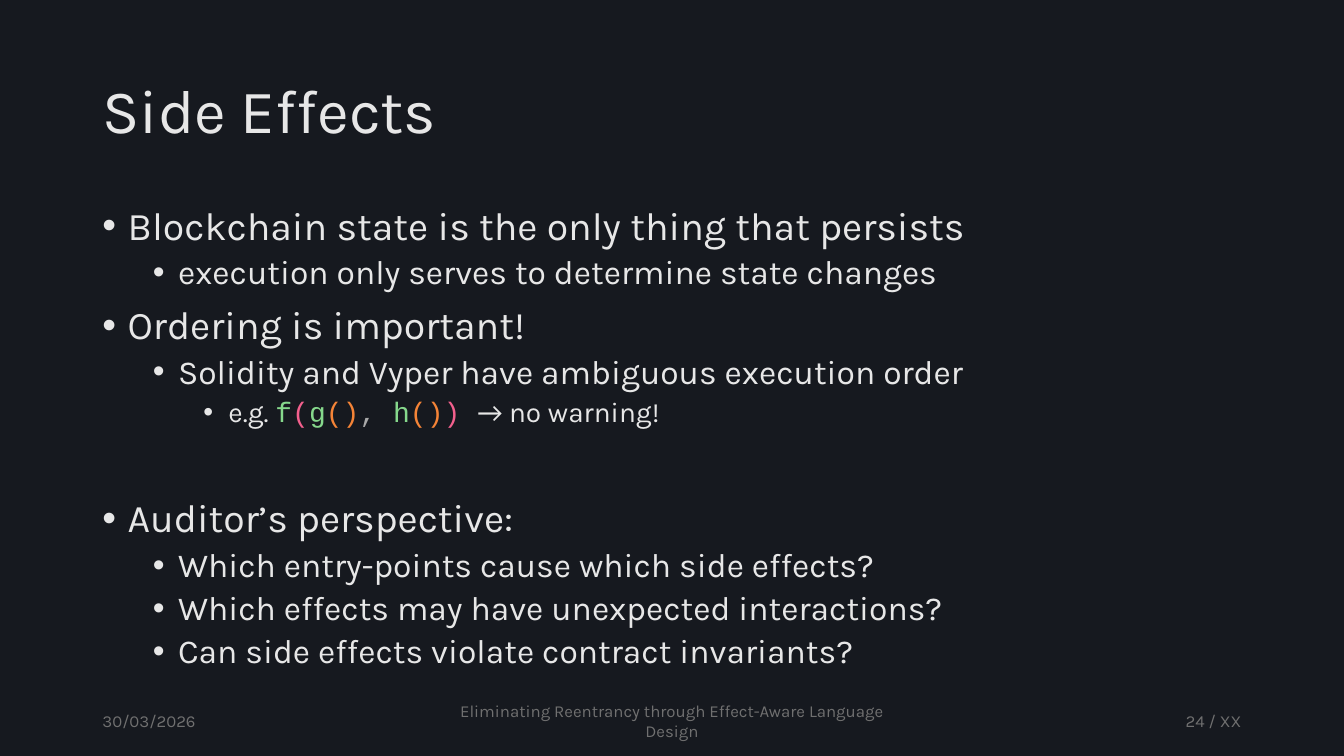
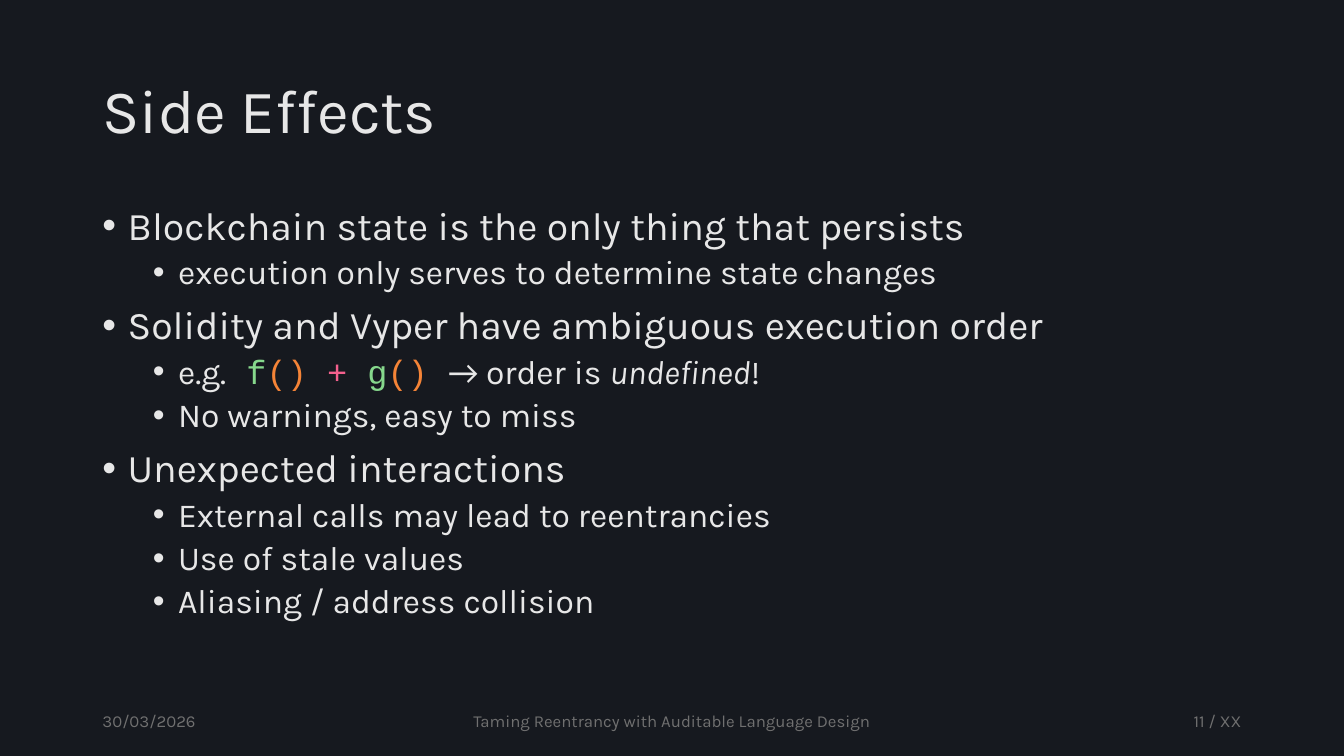
Before and after one commit to tzann/thesis, a slide deck: slide 11 of doc/presentation/Thesis.pptx (slide 24 before the commit). Drawn at 1344x756 pixels with LibreOffice and Linux fonts; fonts in the diff are those of the drawing. Boxes give left, top, right and bottom in pixels: in the first picture for what was removed or moved away, otherwise in the second. Text is boxed around its words. In the diff, an @@ line names an element or a change of style, - is before the commit and + after.

```diff
--- a/doc/presentation/Thesis.pptx
+++ b/doc/presentation/Thesis.pptx
@@ text at [128, 312, 525, 349]: paragraph removed @@
-• Ordering is important!
@@ text at [128, 312, 1043, 349]: size 24 to 28 pt in "Solidity and Vyper have ambiguous execution order"; list level 2 to 1 in "Solidity and Vyper have ambiguous ..." @@
@@ text at [128, 359, 771, 622]: text changed @@
-    • e.g. f(g(), h()) → no warning!
-• Auditor’s perspective:
-  • Which entry-points cause which side effects?
-  • Which effects may have unexpected interactions?
-  • Can side effects violate contract invariants?
+  • e.g. f() + g() → order is undefined!
+  • No warnings, easy to miss
+• Unexpected interactions
+  • External calls may lead to reentrancies
+  • Use of stale values
+  • Aliasing / address collision
@@ text at [473, 715, 870, 731]: text changed @@
-Eliminating Reentrancy through Effect-Aware Language Design
+Taming Reentrancy with Auditable Language Design
@@ page number at [1194, 716, 1242, 727]: text changed @@
-24 / XX
+11 / XX
```
Also in this commit, not shown: 43 other slides changed, 12 slides added, 11 slides removed, 9 other files.
